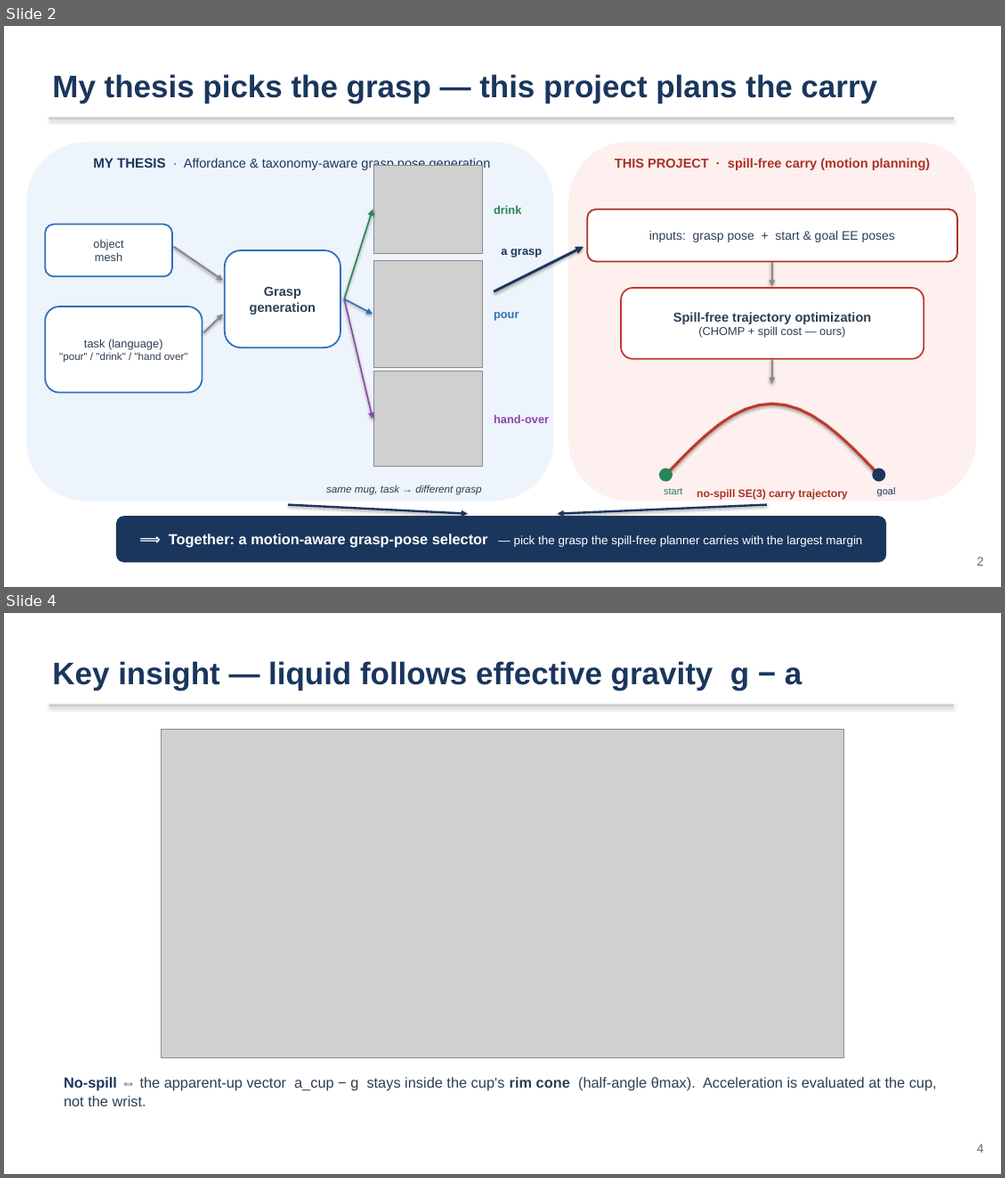
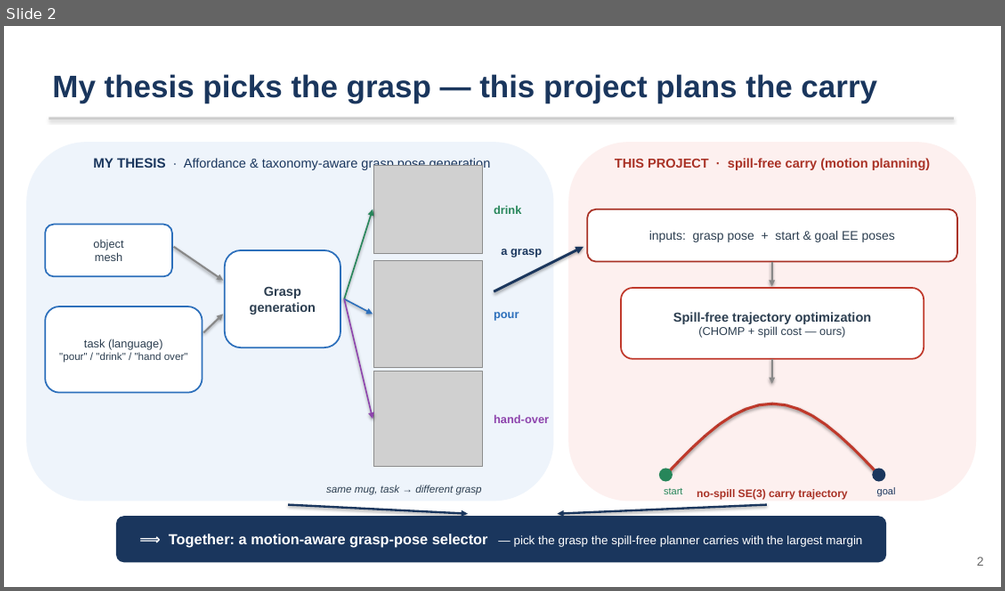
Before and after one commit to jihoon3125/spill-free-mug-trasport, a slide deck: docs/slides_proposal_editable.pptx. Shown one above the other, each under a label of ours: slides 2 and 4 before the commit, slide 2 after it; the slides between them are not shown. The pictures are 1005x1178 and 1005x591 pixels, drawn with LibreOffice and Linux fonts; fonts in the diff are those of the drawing; grey boxes stand for pictures. Boxes give left, top, right and bottom in pixels: in the first picture for what was removed or moved away, otherwise in the second. Text is boxed around its words. In the diff, an @@ line names an element or a change of style, - is before the commit and + after.

```diff
--- a/docs/slides_proposal_editable.pptx
+++ b/docs/slides_proposal_editable.pptx
@@ slide 4 removed at (4,613,1001,1174), background #FFFFFF @@
@@ text removed at (52,661,801,690) @@
-Key insight — liquid follows effective gravity g − a
@@ rectangle removed at (48,705,954,706) @@
@@ picture removed at (161,729,844,1058) @@
@@ text removed at (64,1077,937,1106) @@
-No-spill ⇔ the apparent-up vector a_cup − g stays inside the cup's rim cone (half-angle θmax). Acceleration is evaluated at the cup, not the wrist.
@@ text removed at (977,1143,984,1152) @@
-4
```
Also in this commit, not shown: 4 slides changed, 2 slides added, 2 other slides removed, 8 other files.
